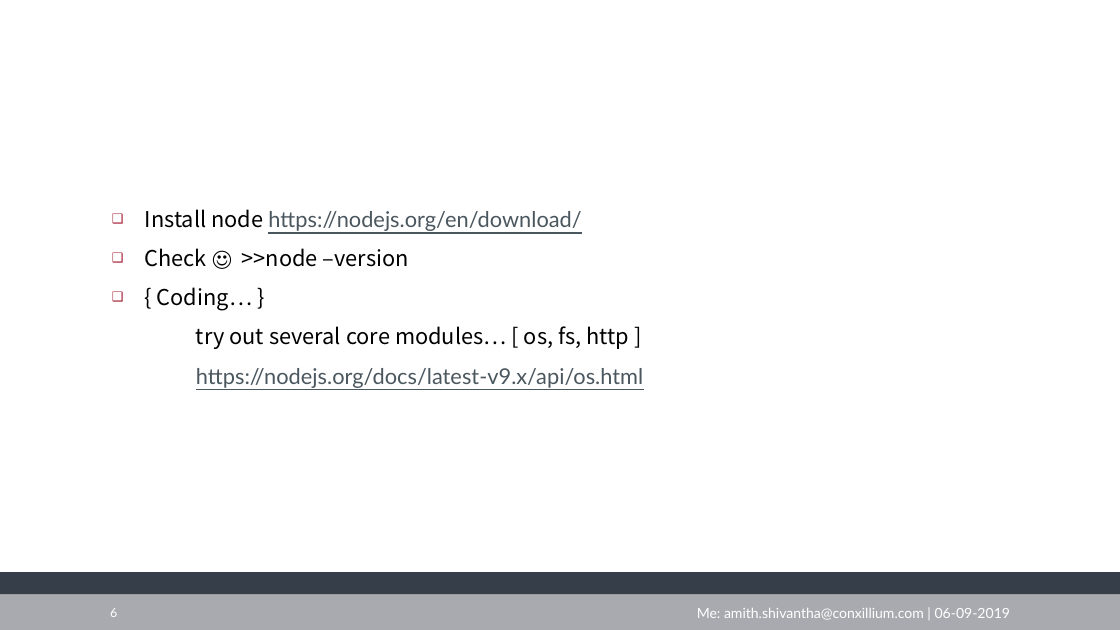
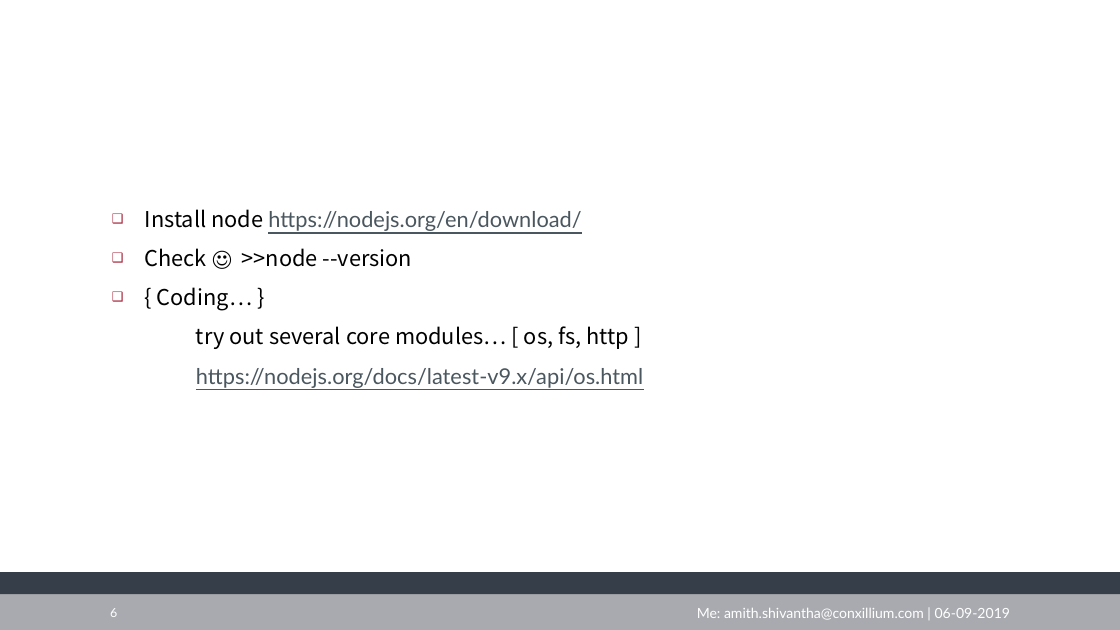
Before and after one commit to kdashivantha/nodejs-cource-conxillium, a slide deck: slide 6 of TechT 06.09.2019 - Node js.pptx. Drawn at 1120x630 pixels with LibreOffice and Linux fonts; fonts in the diff are those of the drawing; background and template pictures are left out. Boxes give left, top, right and bottom in pixels: in the first picture for what was removed or moved away, otherwise in the second. Text is boxed around its words. In the diff, an @@ line names an element or a change of style, - is before the commit and + after.

```diff
--- a/TechT 06.09.2019 - Node js.pptx
+++ b/TechT 06.09.2019 - Node js.pptx
@@ text at (145,248,412,267): text changed @@
-❑ Check ☺ >>node –version
+❑ Check ☺ >>node --version
```
Also in this commit, not shown: 1 other slide changed, 6 other files.
